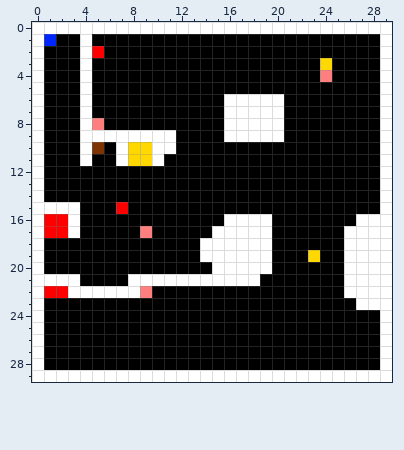
Pixel-art sprite -- res/level2.png. The first picture shows the starting point.
The file is 30x30 pixels. Colours within 5 levels of each other are drawn and written as one.
And afterwards:
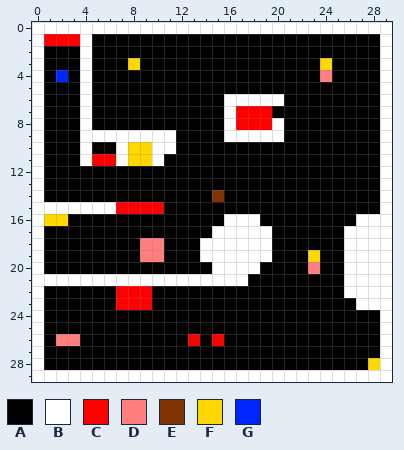
Palette (. is transparent): A #000001  B #ffffff  C #ff0000  D #ff7f7f  E #7f3300  F #ffd800  G #0026ff
Change:
Changed rows in their new state; - is an unchanged pixel.
first column x 1:
 1 CCC-------------------------
 2 ----A-----------------------
 3 -------F--------------------
 4 -G--------------------------
 7 ----------------CCCA--------
 8 ----A-----------CCC---------
10 ----A-----------------------
11 ----CC----------------------
14 --------------E-------------
15 ---BBB-CCC------------------
16 FFA---------------A---------
17 AAA-----A-------------------
18 --------DD------------------
19 --------DD------------------
20 ------------------A---D-----
21 ---BBBB----------A----------
22 AAAAAACCC-------------------
23 ------CCC-------------------
26 -DD---------C-C-------------
28 ---------------------------F
